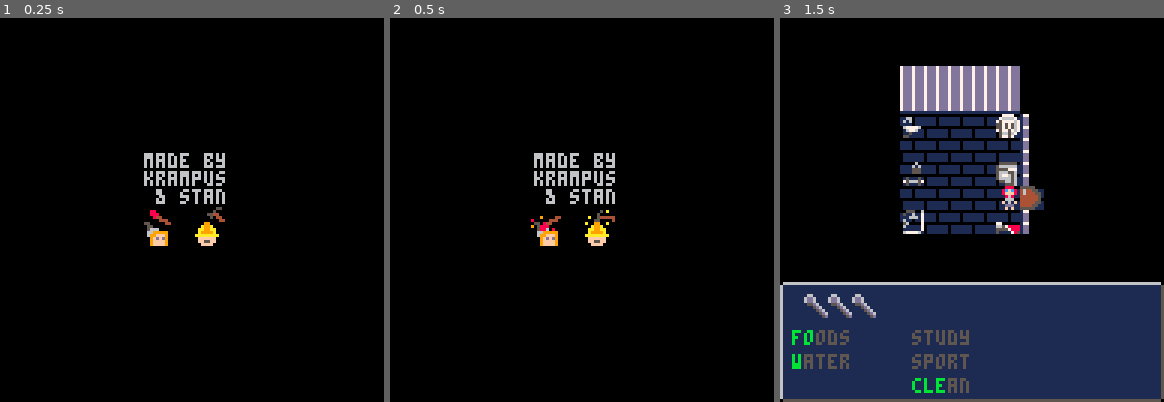
Above: before the commit, frames 1-3 (left to right).
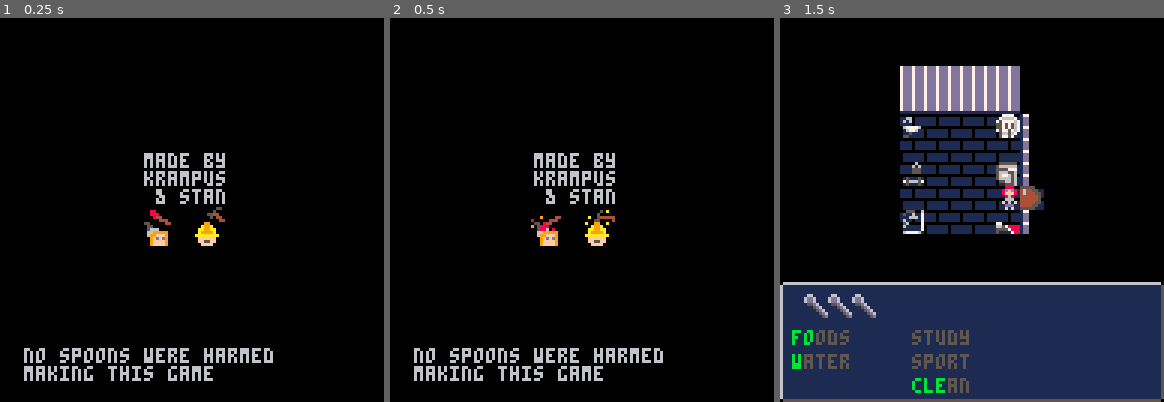
Above: after the commit, the same moments.

Repository: StanTheCarpenter/handle-with-care
Game: PICO-8 cartridge handlewithcare.p8
Two runs of this game, one before a commit and one after it. Both use one fixed random seed, a clock stepped at 60 frames per second and the inputs below.
Inputs:
- Up to frame 1 (0.25 s): no input
- Up to frame 2 (0.5 s): no input
- Up to frame 3 (1.5 s): tap X (X key) at 1.07 s

The runs differ from the first frame. In frame 1, 2.0% of the frame differs, in the area x 6-72%, y 85-95%; in frame 2, 2.0%; in frame 3, nothing differs.

Commit message:
Update handlewithcare.p8
fixed a thing, joke in credits

Diff:
--- a/handlewithcare.p8
+++ b/handlewithcare.p8
@@ -49,6 +49,8 @@
 	print("krampus",s+1,t+7)
 	print(" & stan",s+1,t+13)
 
+
+	print("no spoons were harmed\nmaking this game",8,110)
 end
 -->8
 --main
@@ -336,7 +338,7 @@
 				end
 				if room == 2 and
 				v.mode == #v.img then
-				local highstat = {val = 0}
+				local highstat = {val = -1}
 					for k2,s in pairs(player.stats) do
 						if s.val > highstat.val and
 						not s.free then
